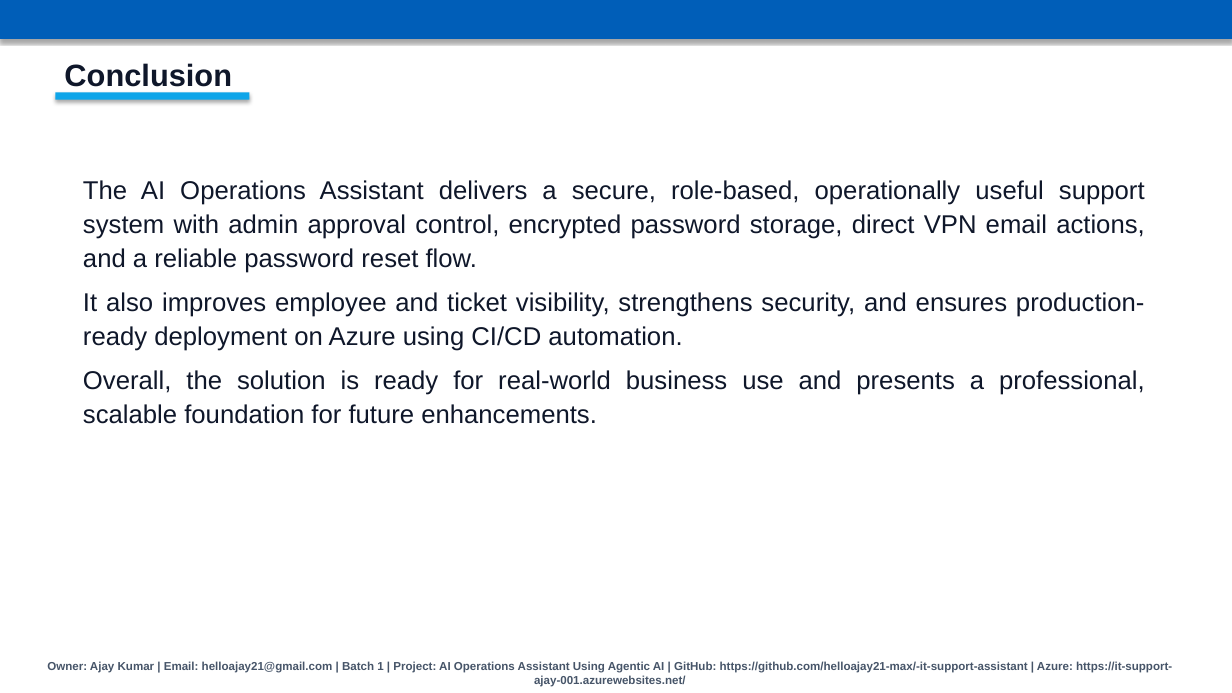
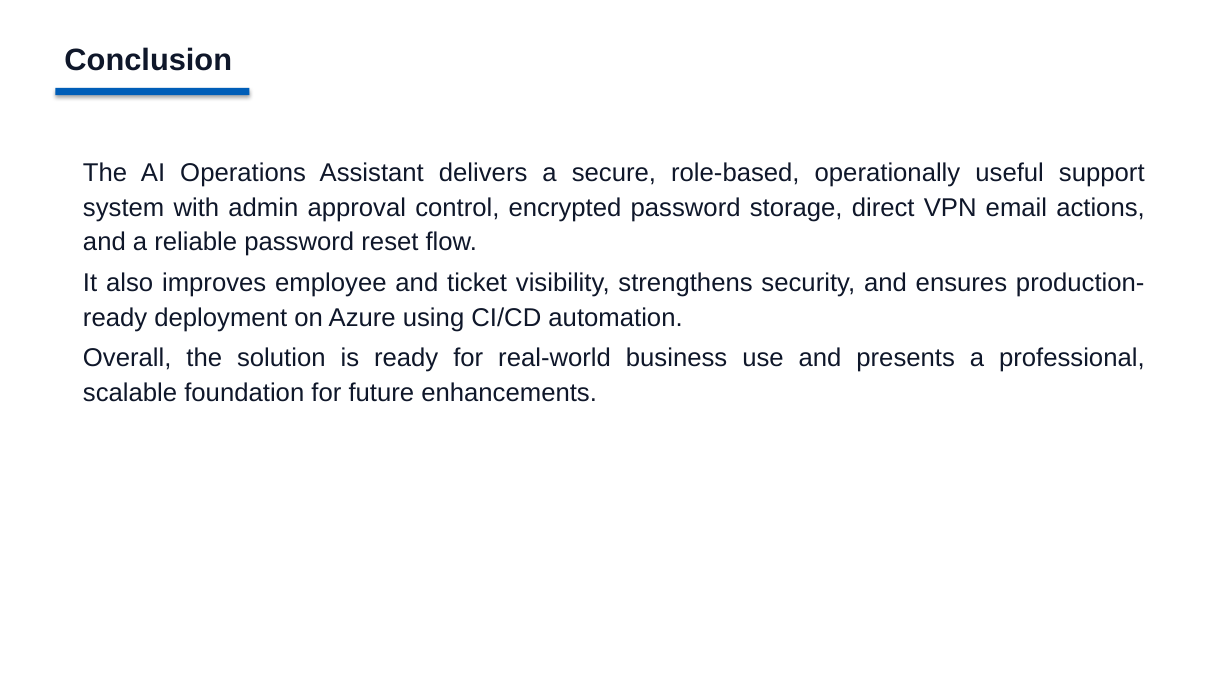
Before and after one commit to helloajay21-max/-it-support-assistant, a slide deck: slide 7 of AI_Operations_Assistant_Presentation.pptx. Drawn at 1232x693 pixels with LibreOffice and Linux fonts; fonts in the diff are those of the drawing. Boxes give left, top, right and bottom in pixels: in the first picture for what was removed or moved away, otherwise in the second. Text is boxed around its words. In the diff, an @@ line names an element or a change of style, - is before the commit and + after.

```diff
--- a/AI_Operations_Assistant_Presentation.pptx
+++ b/AI_Operations_Assistant_Presentation.pptx
@@ rectangle removed at (0, 0, 1232, 39) @@
@@ text "Conclusion": place and size @@
-text "Conclusion" at (64, 63, 232, 87)
+text "Conclusion" at (64, 47, 232, 71)
@@ rectangle: place and size @@
-rectangle at (55, 92, 250, 100)
+rectangle at (55, 88, 250, 95)
@@ rectangle at (55, 88, 250, 95): fill #0EA5E9 to #005EB8 @@
@@ text "The AI Operations Assistant delivers ...": place and size @@
-text "The AI Operations Assistant delivers ..." at (83, 180, 1145, 424)
+text "The AI Operations Assistant delivers ..." at (83, 162, 1145, 402)
@@ text "The AI Operations Assistant delivers ..." at (83, 162, 1145, 402): line spacing 1.1 to 1.12; less space between paragraphs @@
@@ text removed at (47, 661, 1172, 687) @@
-Owner: Ajay Kumar | Email: helloajay21@gmail.com | Batch 1 | Project: AI Operations Assistant Using Agentic AI | GitHub: https://github.com/helloajay21-max/-it-support-assistant | Azure: https://it-support-ajay-001.azurewebsites.net/
```
Also in this commit, not shown: 6 other slides changed.
